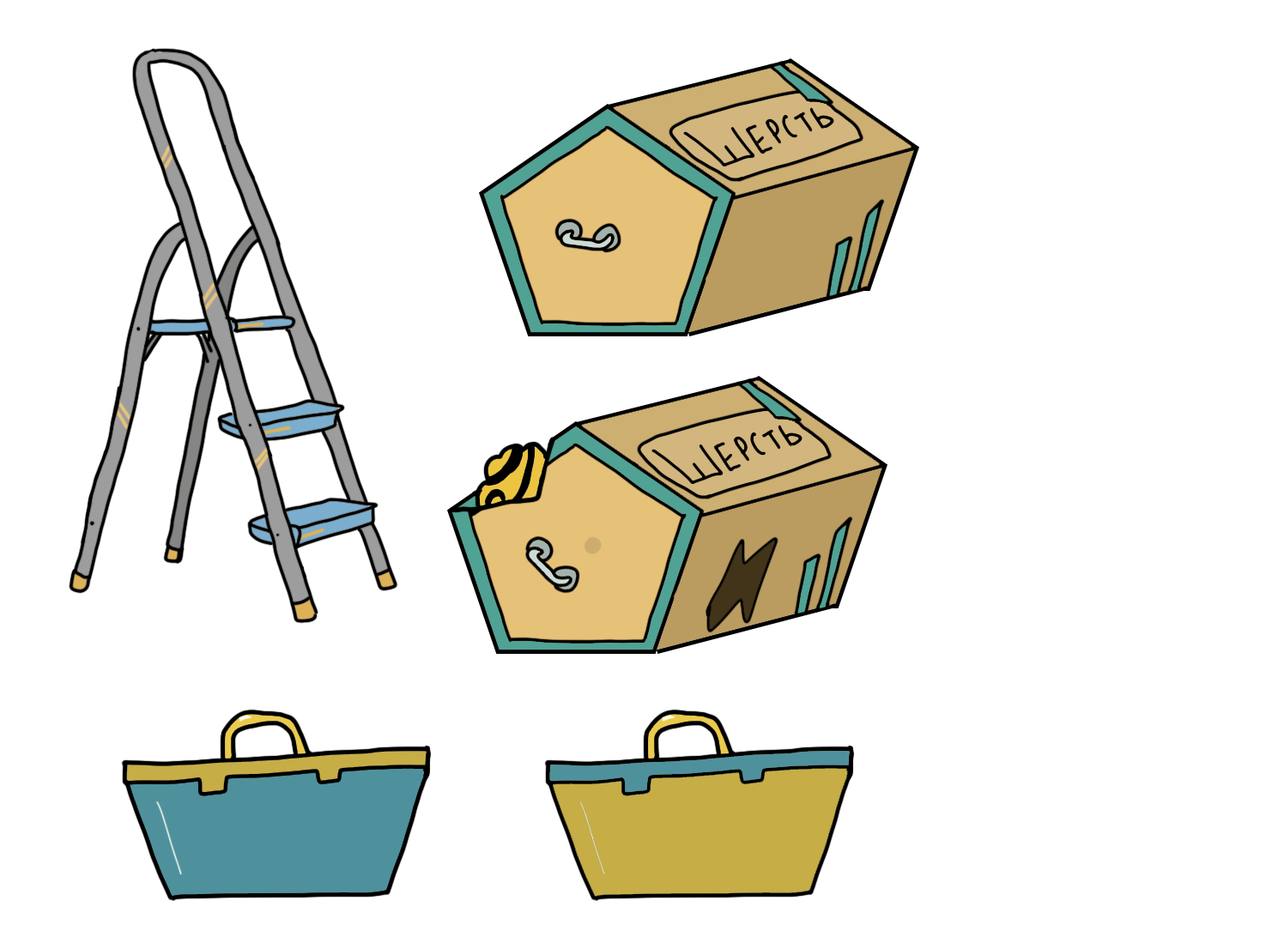
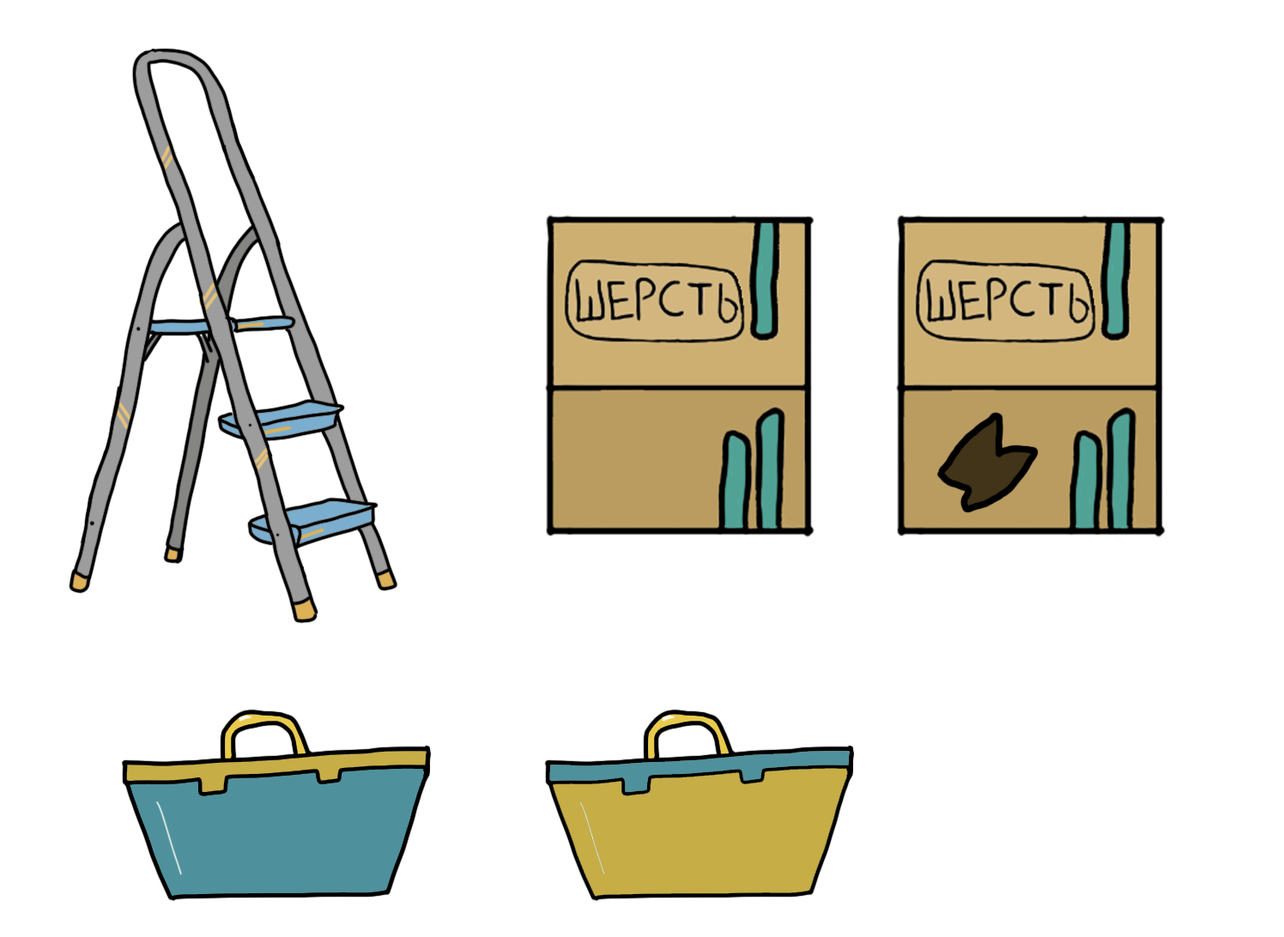
Revision of a layered w=1284, h=937 image; what changed, layer by layer:
added layer "Слой 12" above "Слой 11" over [895, 214, 1166, 539]
added layer "Слой 11" above "Слой 9" over [544, 214, 815, 539]
hid "Слой 7" over [447, 375, 888, 655]
hid "Слой 5", painted on it over [478, 58, 920, 337]
